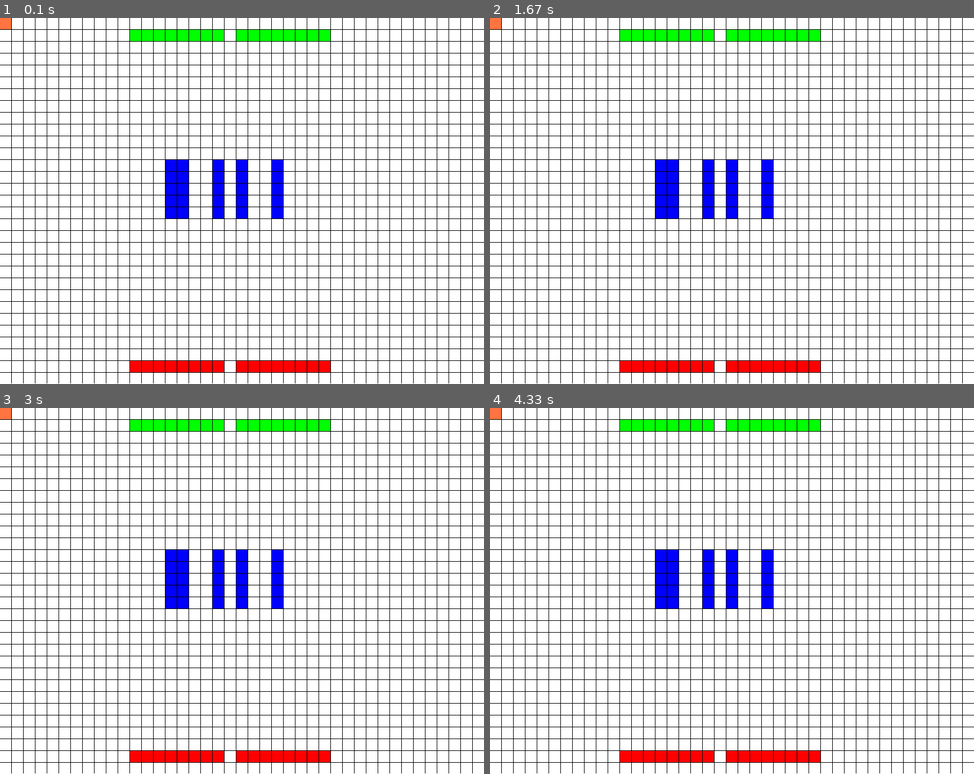
Above: before the commit, frames 1-4 (two rows, left to right).
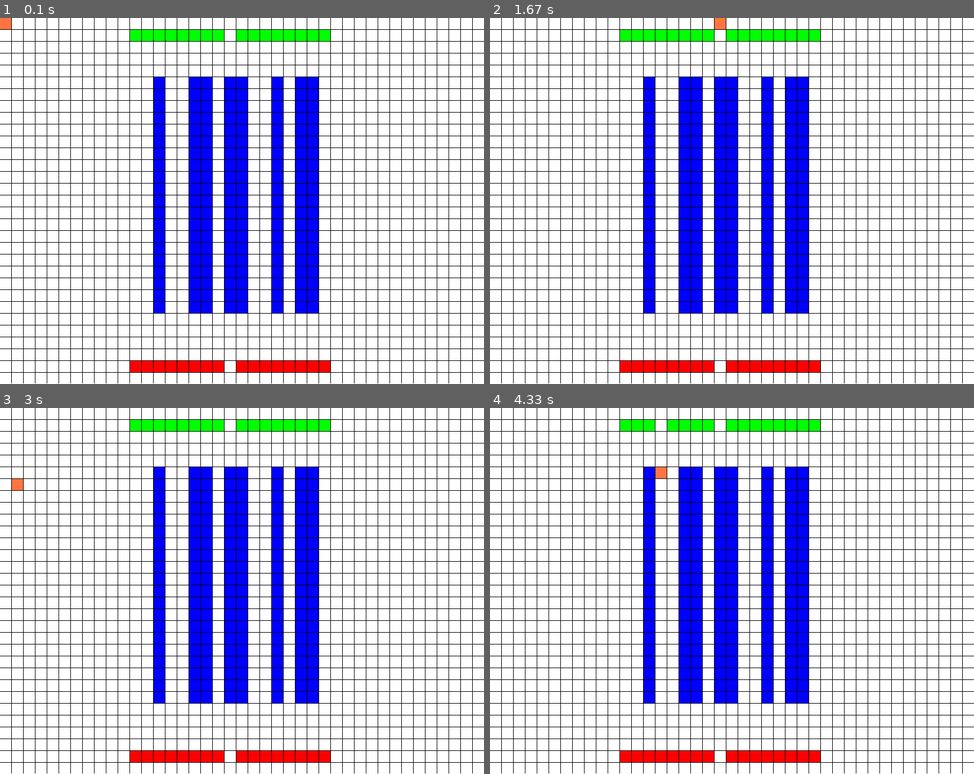
Above: after the commit, the same moments.

Repository: ironmann250/warehouse-simulator
Game: pygame game, started from interface.py
The game is run twice, just before and just after one commit, with the same random seed, the same clock (stepped at 60 frames per second) and the same inputs.
Inputs:
- Up to frame 1 (0.1 s): no input
- Up to frame 2 (1.67 s): hold Right 0.33-0.8 s; hold Up 0.83-1.13 s; hold Right 1.17-1.63 s
- Up to frame 3 (3 s): hold Left 1.67-2.2 s; hold Down 2.23-2.53 s; hold Left 2.57-2.97 s
- Up to frame 4 (4.33 s): hold Up 3-3.37 s; hold Right 3.4-4.03 s; hold Down from 4.07 s (still down)

The runs differ from the first frame. In frame 1, 12% of the frame differs, in the area x 31-66%, y 16-81%; in frame 2, 12%; in frame 3, 12%; in frame 4, 12%, in the area x 0-66%, y 0-81%.

Commit message:
proto movement added

Diff:
--- a/config.py
+++ b/config.py
@@ -23,8 +23,8 @@
 OUTPUTS_COLOR=(255,0,0)
 
 CRATES_WIDTH=2
-CRATES_LENGTH=5
-CRATES_GROUPS=4
+CRATES_LENGTH=20
+CRATES_GROUPS=5
 CRATES=[[[0]*CRATES_WIDTH]*CRATES_LENGTH
  for i in range(CRATES_GROUPS)] #init crates GROUP[LENGTH[WIDTH]]
 CRATES_COLOR=(0,0,255)
@@ -43,8 +43,3 @@
 randomly_populate_crates()
 
 #pprint.pprint(CRATES)
-
-print(CRATES[0])
-print(CRATES[1])
-print(CRATES[2])
-print(CRATES[3])
--- a/interface.py
+++ b/interface.py
@@ -1,10 +1,12 @@
 from tkinter import TRUE
-import pygame,config,random,math,pprint
+import pygame,config,time
 
 from pygame.locals import (
 
     K_LEFT,
     K_RIGHT,
+    K_UP,
+    K_DOWN,
     K_ESCAPE,
     KEYDOWN,
     QUIT,
@@ -44,7 +46,7 @@
         self.outputs=[]
         self.crates=[]
         self.grid=[]
-        self.crane=Container((config.CRANE_COLOR),self.get_cell_coordinate(0,0)) #maybe change
+        self.crane=[0,0]
         self.init=True
 
     def draw_rect(self,color,x,y,width,height):
@@ -93,8 +95,8 @@
         if not centered:
             return [x,y]
         else:
-            x=x+(config.BLOCK_SIZE[0]/2)
-            y=y+(config.BLOCK_SIZE[1]/2)
+            x=x+(config.BLOCK_SIZE[0]//2)
+            y=y+(config.BLOCK_SIZE[1]//2)
             return [x,y]
 
 
@@ -115,7 +117,7 @@
         crates_y_start_at=(rows-config.CRATES_LENGTH)//2
 
         #init crane
-        self.grid[0][0]=[4,0]
+        self.grid[self.crane[0]][self.crane[1]]=[4,Container((config.CRANE_COLOR),self.get_cell_coordinate(self.crane[0],self.crane[1]))]
 
         # init inputs
         gridy=1
@@ -127,7 +129,9 @@
                 self.inputs.append(Container(config.INPUTS_COLOR,
                 self.get_cell_coordinate(gridx,gridy)))
 
-                self.grid[gridx][gridy]=[2,len(self.inputs)-1] #put type and list location
+                self.grid[gridx][gridy]=[2,Container(config.INPUTS_COLOR,
+                self.get_cell_coordinate(gridx,gridy))] #put type and list location
+
                 gridx+=1
             gridx+=1 # skip a cell
 
@@ -141,7 +145,8 @@
                 self.outputs.append(Container(config.OUTPUTS_COLOR,
                 self.get_cell_coordinate(gridx,gridy)))
 
-                self.grid[gridx][gridy]=[3,len(self.outputs)-1] #put type and list location
+                self.grid[gridx][gridy]=[3,Container(config.OUTPUTS_COLOR,
+                self.get_cell_coordinate(gridx,gridy))] #put type and list location
                 gridx+=1
             gridx+=1 # skip a cell
 
@@ -157,7 +162,8 @@
                         self.crates.append(Container(config.CRATES_COLOR,
                         self.get_cell_coordinate(gridx,gridy)))
 
-                        self.grid[gridx][gridy]=[1,len(self.crates)-1]
+                        self.grid[gridx][gridy]=[1,Container(config.CRATES_COLOR,
+                        self.get_cell_coordinate(gridx,gridy))]
                     #print(config.CRATES[group][length][width] )
                     gridx+=1
                 gridx=crates_x_start_at
@@ -165,26 +171,42 @@
             crates_x_start_at+=(config.CRATES_WIDTH+1)
             gridx=crates_x_start_at
             gridy=crates_y_start_at
-
-
-
-
+        print(len(self.grid),len(self.grid[0]))
         self.init=False #stop init (only run at startup)
 
     def draw_components(self):
         for rows in self.grid:
             for col in rows:
-                if col[0]==2:
-                    obj=self.inputs[col[1]]
-                    self.screen.blit(obj.surf,obj.rect)
-                elif col[0]==3:
-                    obj=self.outputs[col[1]]
-                    self.screen.blit(obj.surf,obj.rect)
-                elif col[0]==1:
-                    obj=self.crates[col[1]]
-                    self.screen.blit(obj.surf,obj.rect)
-                elif col[0]==4:
-                    self.screen.blit(self.crane.surf,self.crane.rect)
+                if col[0]!=0:
+                    self.screen.blit(col[1].surf,col[1].rect)
+
+    def move_crane(self, direction):
+        curr_location=self.crane.copy()
+        #do move
+        if direction=='up':
+            self.crane[1]-=1
+        elif direction=='down':
+            self.crane[1]+=1
+        elif direction=='left':
+            self.crane[0]-=1
+        elif direction=='right':
+            self.crane[0]+=1
+
+        #check signs and border
+        if self.crane[0] <0:
+            self.crane[0]=0
+        elif self.crane[0]>self.grid_size[0]:
+            self.crane[0]=self.grid_size[0]
+        if self.crane[1] <0:
+            self.crane[1]=0
+        elif self.crane[1]>self.grid_size[1]:
+            self.crane[1]=self.grid_size[1]
+        #move and destroy last one
+        self.grid[curr_location[0]][curr_location[1]]=[0,0]
+        self.grid[self.crane[0]][self.crane[1]]=[4,Container((config.CRANE_COLOR),
+        self.get_cell_coordinate(self.crane[0],self.crane[1]))]
+
+
 
 
 
@@ -195,15 +217,13 @@
         self.draw_grid()
         self.init_components()
         self.draw_components()
-        #testcrate=Container((0,0,0),self.get_cell_coordinate(40,30)) #x-1,y-2,x,y-1
-        #self.screen.blit(testcrate.surf,testcrate.rect)
         pygame.display.update()
 
     def run(self):
         while self.running:
 
             self.draw_frame()
-            #self.clock.tick(120)
+            self.clock.tick(120)
 
             #get left to rewind
             #get right to advance
@@ -221,6 +241,21 @@
 
             #update instruction counter
 
+            keys=pygame.key.get_pressed()
+
+            if keys[K_UP]:
+                self.move_crane('up')
+                time.sleep(0.05)
+            if keys[K_DOWN]:
+                self.move_crane('down')
+                time.sleep(0.05)
+            if keys[K_LEFT]:
+                self.move_crane('left')
+                time.sleep(0.05)
+            if keys[K_RIGHT]:
+                self.move_crane('right')
+                time.sleep(0.05)
+
             for event in pygame.event.get():
                 if event.type == pygame.QUIT:
                     self.running = False
